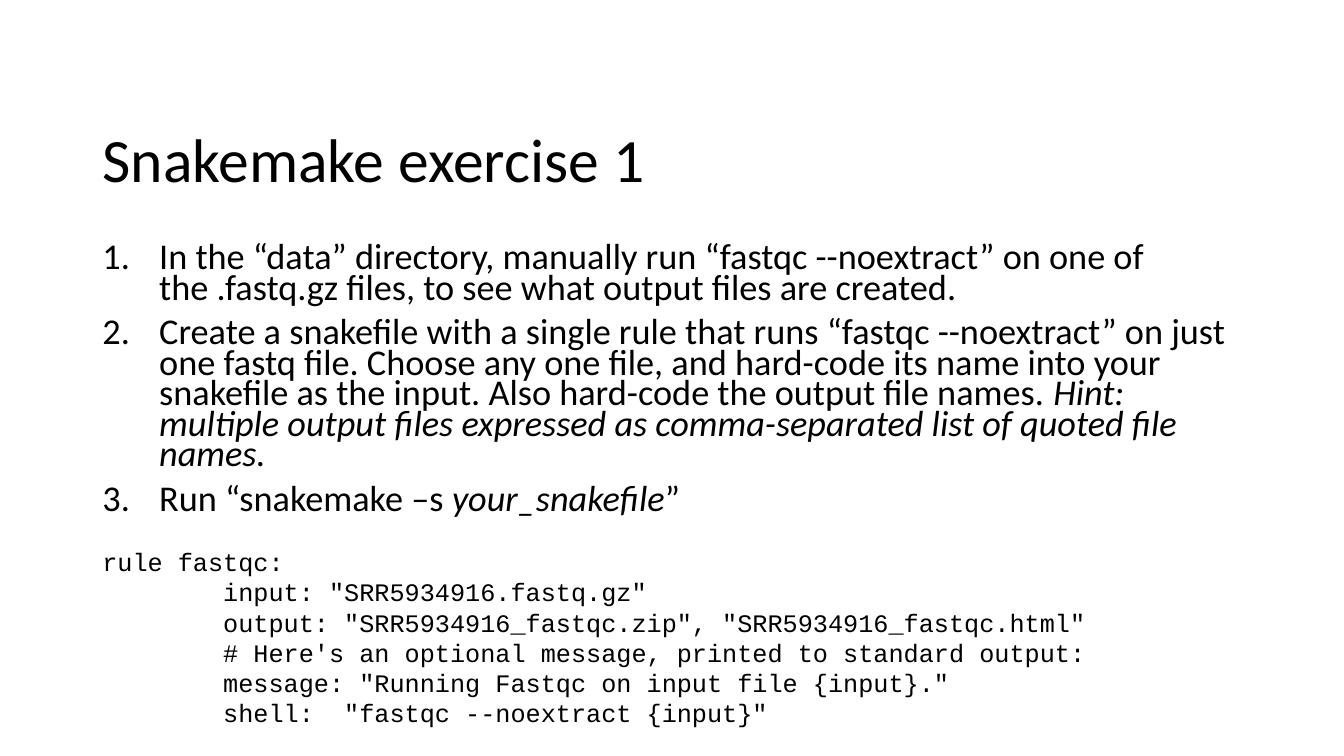
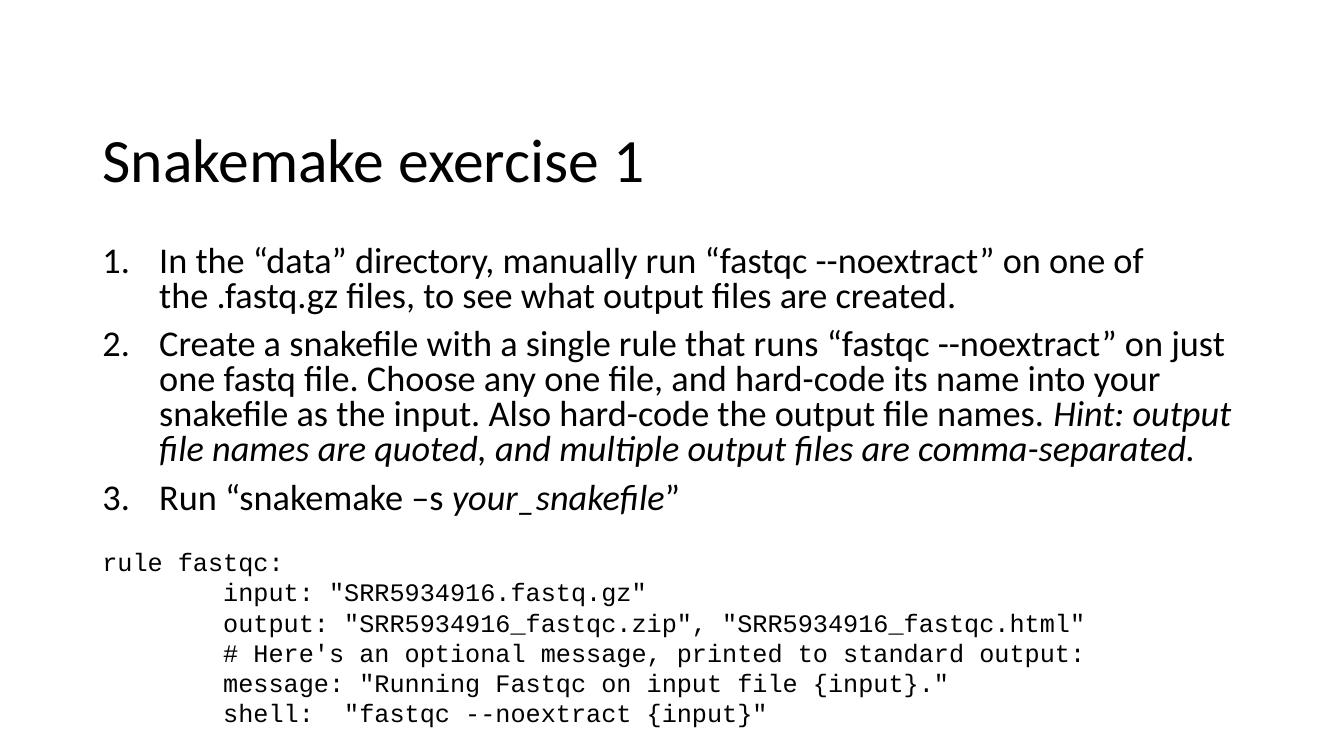
Before and after one commit to CHPC-UofU/rmacc-workflows, a slide deck: slide 11 of slides/workflow_tools.pptx (slide 8 before the commit). Drawn at 1344x756 pixels with LibreOffice and Linux fonts; fonts in the diff are those of the drawing; background and template pictures are left out. Boxes give left, top, right and bottom in pixels: in the first picture for what was removed or moved away, otherwise in the second. Text is boxed around its words. In the diff, an @@ line names an element or a change of style, - is before the commit and + after.

Commit message:
Updated slides.

```diff
--- a/slides/workflow_tools.pptx
+++ b/slides/workflow_tools.pptx
@@ text at [159, 247, 1143, 516]: line spacing 0.7 to 0.8 @@
@@ text at [159, 330, 1232, 467]: text changed @@
-2. Create a snakefile with a single rule that runs “fastqc --noextract” on just one fastq file. Choose any one file, and hard-code its name into your snakefile as the input. Also hard-code the output file names. Hint: multiple output files expressed as comma-separated list of quoted file names.
+2. Create a snakefile with a single rule that runs “fastqc --noextract” on just one fastq file. Choose any one file, and hard-code its name into your snakefile as the input. Also hard-code the output file names. Hint: output file names are quoted, and multiple output files are comma-separated.
```
Also in this commit, not shown: 10 other slides changed, 6 slides added, 2 slides removed, 1 other file.
